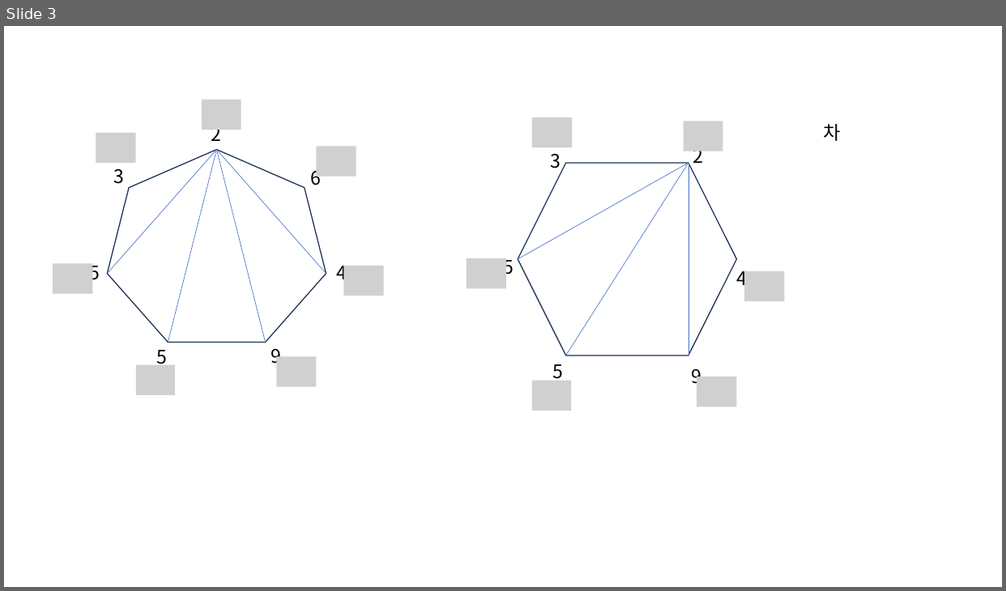
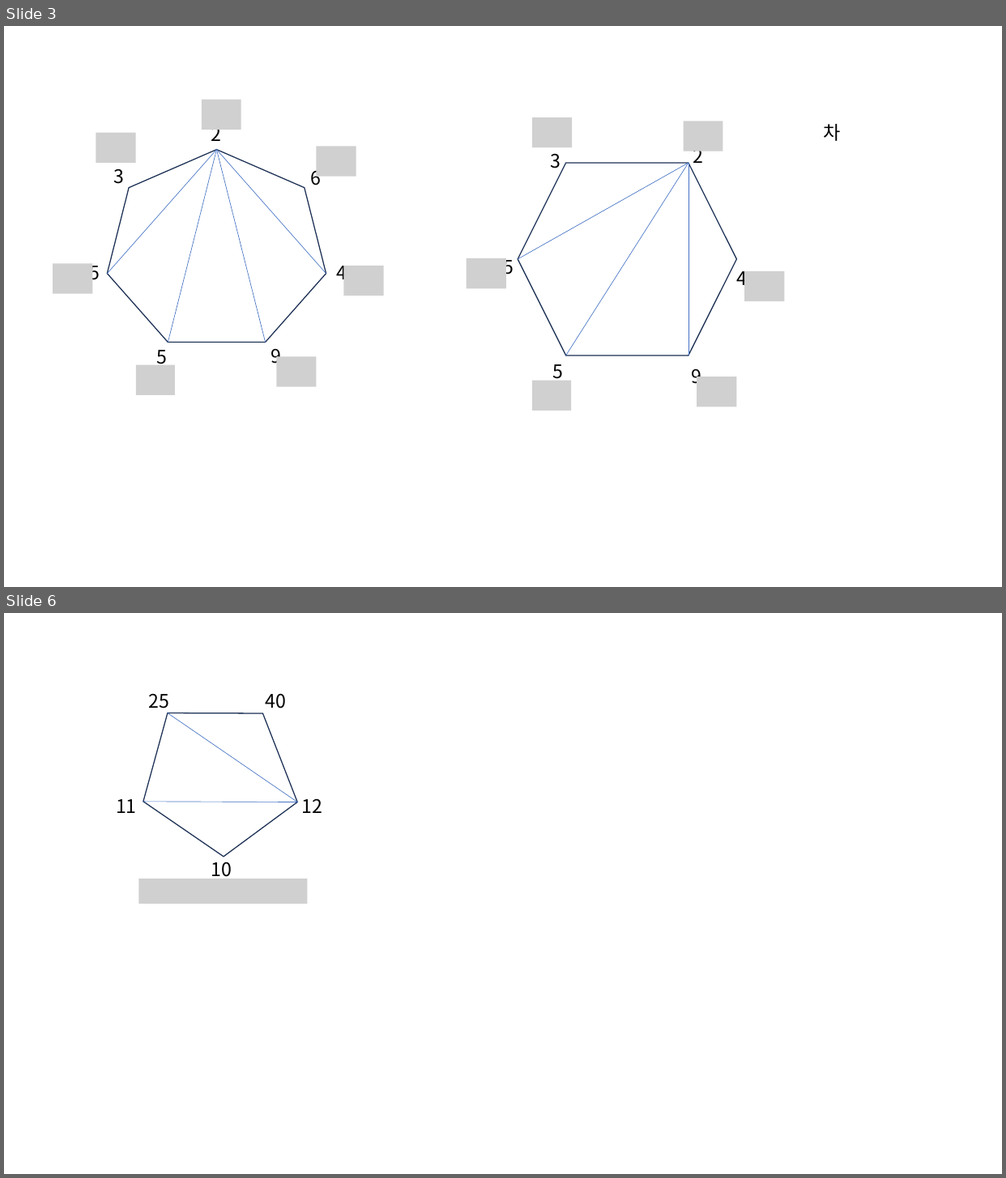
Before and after one commit to kimjiil/kimjiil.github.io, a slide deck: assets/images/2023-08-16-algorithm_study_00/HuShing 그림자료.pptx. Shown one above the other, each under a label of ours: slide 3 before the commit, slides 3 and 6 after it; the slides between them are not shown. The pictures are 1006x591 and 1006x1178 pixels, drawn with LibreOffice and Linux fonts; fonts in the diff are those of the drawing; grey boxes stand for pictures. Boxes give left, top, right and bottom in pixels: in the first picture for what was removed or moved away, otherwise in the second. Text is boxed around its words. In the diff, an @@ line names an element or a change of style, - is before the commit and + after.

```diff
--- a/assets/images/2023-08-16-algorithm_study_00/HuShing 그림자료.pptx
+++ b/assets/images/2023-08-16-algorithm_study_00/HuShing 그림자료.pptx
@@ slide 6 added at box(4, 613, 1002, 1174), background #FFFFFF @@
@@ pentagon added at box(119, 669, 328, 875), outline #1E3256 1 pt @@
@@ text added at box(149, 693, 170, 709), 18 pt, text #000000 @@
+25
@@ text added at box(265, 693, 286, 709), 18 pt, text #000000 @@
+40
@@ line added from (297, 803) to (167, 713), #4472C4 0.5 pt @@
@@ text added at box(116, 799, 137, 813), 18 pt, text #000000 @@
+11
@@ line added from (143, 802) to (297, 803), #4472C4 0.5 pt @@
@@ text added at box(301, 798, 322, 813), 18 pt, text #000000 @@
+12
@@ picture added at box(138, 879, 307, 905) @@
@@ text added at box(211, 862, 232, 881), 18 pt, text #000000 @@
+10
```
Also in this commit, not shown: 4 other slides added, 4 other files.
